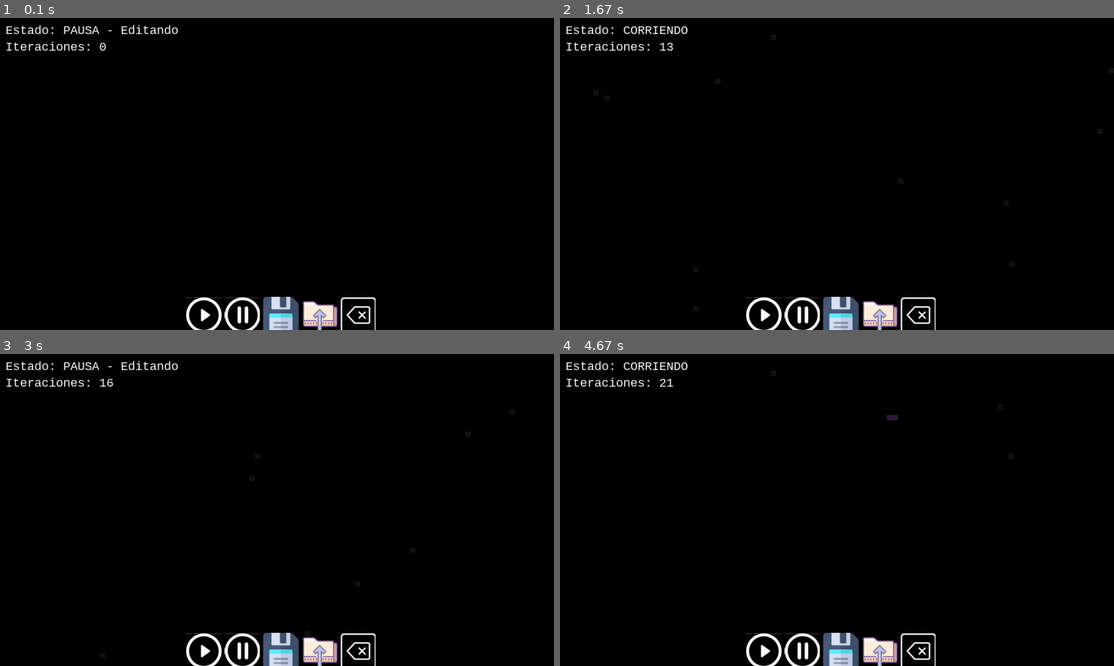
Above: before the commit, frames 1-4 (two rows, left to right).
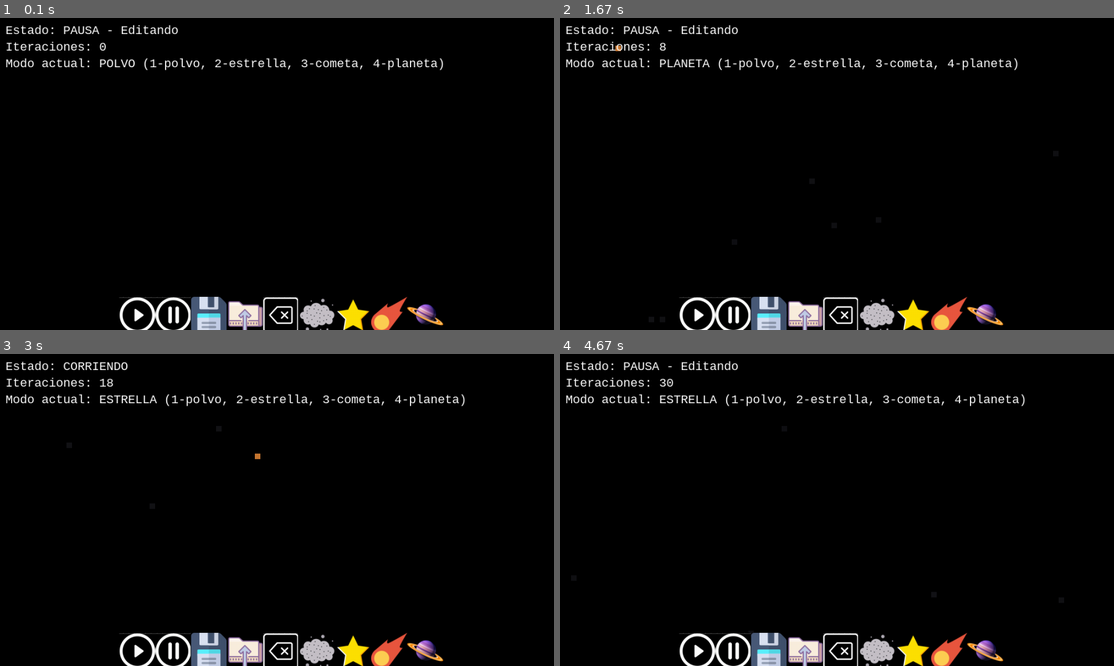
Above: after the commit, the same moments.

Repository: JcHasagi/Solar-system
Game: pygame game, started from main.py
The game is run twice, just before and just after one commit, with the same random seed, the same clock (stepped at 60 frames per second) and the same inputs.
Inputs (mouse positions are in pixels of both pictures, inside the frame that each line leads up to):
- Up to frame 1 (0.1 s): no input
- Up to frame 2 (1.67 s): tap Space at 0.33 s; tap 4 at 0.67 s; click (726, 311) at 1.2 s; click (615, 46) at 1.6 s, where only the run after the commit has a clickable "Iteraciones: 8"
- Up to frame 3 (3 s): tap Space at 1.93 s; tap 2 at 2.02 s; click (60, 382) at 2.5 s, where only the run after the commit has a clickable "Iteraciones: 13"; click (260, 456) at 2.9 s
- Up to frame 4 (4.67 s): click (759, 444) at 3.3 s; tap Space at 3.63, 3.97, 4.47 s; tap 3 at 3.72 s; tap 2 at 4.55 s

The runs differ from the first frame. In frame 1, 4.7% of the frame differs, in the area x 1-80%, y 12-100%; in frame 2, 5.2%; in frame 3, 5.1%; in frame 4, 5.2%, in the area x 1-84%, y 2-100%.

Commit message:
Implementacion cometas, estrellas, planetas

Diff:
--- a/main.py
+++ b/main.py
@@ -7,122 +7,231 @@
 root = tk.Tk()
 root.withdraw()
 
-# Constantes
 size = width, height = 1000, 564
 black = (0, 0, 0)
 white = (255, 255, 255)
+
+# Colores base para las entidades
 planet_color = (200, 120, 50, 255)
-
-class PolvoEstelar:
+star_color_base = (255, 255, 100, 255)
+comet_color = (255, 255, 255, 200)
+
+VACIO = 0
+POLVO = 1
+PLANETA = 2
+ESTRELLA = 3
+COMETA = 4
+
+cell_size = 10
+cols = width // cell_size
+rows = height // cell_size
+
+class Universo:
     def __init__(self):
-        self.cols = width // 10
-        self.rows = height // 10
-        self.grid = [[0 for _ in range(self.cols)] for _ in range(self.rows)]
-        self.next_grid = [[0 for _ in range(self.cols)] for _ in range(self.rows)]
+        self.grid = [[VACIO for _ in range(cols)] for _ in range(rows)]
+        self.next_grid = [[VACIO for _ in range(cols)] for _ in range(rows)]
+        self.cometas = []
 
     def reset(self):
-        for i in range(self.rows):
-            for j in range(self.cols):
-                self.grid[i][j] = 0
-
-    def count_neighbors(self, row, col):
+        self.grid = [[VACIO for _ in range(cols)] for _ in range(rows)]
+        self.cometas = []
+
+    def count_neighbors(self, row, col, tipo=None):
         count = 0
         for i in [-1,0,1]:
             for j in [-1,0,1]:
                 if i == 0 and j == 0:
                     continue
-                r = (row + i) % self.rows
-                c = (col + j) % self.cols
-                count += 1 if self.grid[r][c] != 0 else 0
+                r = (row + i) % rows
+                c = (col + j) % cols
+                if tipo is None:
+                    if self.grid[r][c] != VACIO:
+                        count += 1
+                else:
+                    if self.grid[r][c] == tipo:
+                        count += 1
         return count
 
     def update(self):
-        for i in range(self.rows):
-            for j in range(self.cols):
-                state = self.grid[i][j]
-                neighbors = self.count_neighbors(i, j)
-
-                if state == 1 and neighbors >= 5:
-                    self.next_grid[i][j] = 2  # Se forma planeta
-
-                elif state == 2:
-                    if neighbors < 4:
-                        self.next_grid[i][j] = 1
+        for i in range(rows):
+            for j in range(cols):
+                estado = self.grid[i][j]
+                vecinos = self.count_neighbors(i, j)
+
+                if estado == POLVO:
+                    # Polvo: sobrevive con 2 o 3 vecinos polvo, y puede aparecer espontáneamente
+                    polvo_vecinos = self.count_neighbors(i, j, POLVO)
+                    if polvo_vecinos == 2 or polvo_vecinos == 3:
+                        # Pequeña probabilidad de desaparición
+                        self.next_grid[i][j] = POLVO if random.random() > 0.02 else VACIO
                     else:
-                        self.next_grid[i][j] = 2
-
-                elif state == 1:
-                    if neighbors == 2 or neighbors == 3:
-                        self.next_grid[i][j] = 1 if random.random() > 0.02 else 0
+                        self.next_grid[i][j] = VACIO
+
+                elif estado == PLANETA:
+                    # Planeta se convierte en estrella si tiene 6 o más planetas vecinos
+                    planetas_vecinos = self.count_neighbors(i, j, PLANETA)
+                    if planetas_vecinos >= 6:
+                        self.next_grid[i][j] = ESTRELLA
+                    elif vecinos < 4:
+                        # Si poca actividad se degrada a polvo
+                        self.next_grid[i][j] = POLVO
                     else:
-                        self.next_grid[i][j] = 0
-                else:
-                    if neighbors == 3:
-                        self.next_grid[i][j] = 1
+                        self.next_grid[i][j] = PLANETA
+
+                elif estado == ESTRELLA:
+                    # Estrella se mantiene si tiene al menos 3 vecinos, sino baja a planeta
+                    if vecinos < 3:
+                        self.next_grid[i][j] = PLANETA
                     else:
-                        self.next_grid[i][j] = 1 if random.random() < 0.001 else 0
-
+                        self.next_grid[i][j] = ESTRELLA
+
+                elif estado == COMETA:
+                    # Cometa afecta vecinos: si toca polvo, lo convierte en vacío (quemándolo)
+                    self.next_grid[i][j] = VACIO
+
+                    # También puede "quemar" celdas alrededor (vecinos inmediatos)
+                    for di in [-1,0,1]:
+                        for dj in [-1,0,1]:
+                            r = (i + di) % rows
+                            c = (j + dj) % cols
+                            if self.grid[r][c] == POLVO or self.grid[r][c] == PLANETA:
+                                self.next_grid[r][c] = VACIO
+
+                else:  # VACIO
+                    # Nace polvo si tiene 3 vecinos polvo
+                    polvo_vecinos = self.count_neighbors(i, j, POLVO)
+                    if polvo_vecinos == 3:
+                        self.next_grid[i][j] = POLVO
+                    else:
+                        # Pequeña aparición espontánea polvo para mantener dinámica
+                        self.next_grid[i][j] = POLVO if random.random() < 0.001 else VACIO
+
+        # Intercambia grids
         self.grid, self.next_grid = self.next_grid, self.grid
 
+        # Mover cometas
+        self.mover_cometas()
+
+    def mover_cometas(self):
+        nuevos_cometas = []
+        for x, y in self.cometas:
+            # Limpia la posición anterior
+            self.grid[y][x] = VACIO
+
+            # Mueve hacia arriba y hacia la derecha para mayor dinamismo
+            if y > 0:
+                y -= 1
+            x = (x + 1) % cols
+
+            # Solo pone cometa si no hay estrella (no atraviesa estrellas)
+            if self.grid[y][x] != ESTRELLA:
+                self.grid[y][x] = COMETA
+                nuevos_cometas.append((x, y))
+            else:
+                # Si choca con estrella, desaparece
+                pass
+        self.cometas = nuevos_cometas
+
+    def crear_cometa(self, x, y):
+        if 0 <= x < cols and 0 <= y < rows:
+            self.grid[y][x] = COMETA
+            self.cometas.append((x, y))
+
+    def toggle_cell(self, x, y, modo='polvo'):
+        if 0 <= x < cols and 0 <= y < rows:
+            if modo == 'estrella':
+                self.grid[y][x] = ESTRELLA
+            elif modo == 'cometa':
+                self.crear_cometa(x, y)
+            elif modo == 'planeta':
+                self.grid[y][x] = PLANETA
+            else:  # polvo
+                actual = self.grid[y][x]
+                self.grid[y][x] = VACIO if actual == POLVO else POLVO
+
     def draw(self, screen):
-        for i in range(self.rows):
-            for j in range(self.cols):
-                state = self.grid[i][j]
-                if state == 1:
-                    neighbors = self.count_neighbors(i,j)
-                    alpha = min(255, int((0.1 + neighbors*0.15)*255))
-                    r = min(255, 180 + neighbors*10)
-                    g = max(0, 180 - neighbors*60)
-                    b = min(255, 220 + neighbors*15)
+        for i in range(rows):
+            for j in range(cols):
+                estado = self.grid[i][j]
+                if estado == POLVO:
+                    vecinos = self.count_neighbors(i, j)
+
+                    # Restaurar tonos originales, amarillentos y azulados
+                    alpha = min(255, int((0.1 + vecinos*0.15)*255))
+
+                    r = min(255, 180 + vecinos*10)
+                    g = max(0, 180 - vecinos*60)
+                    b = min(255, 220 + vecinos*15)
+
+                    # Pequeño flicker para el brillo
+                    flicker = random.randint(-20, 20)
+                    r = max(0, min(255, r + flicker))
+                    g = max(0, min(255, g + flicker))
+                    b = max(0, min(255, b + flicker))
+
                     color = (r, g, b, alpha)
-                    s = pygame.Surface((10,10), pygame.SRCALPHA)
+                    s = pygame.Surface((cell_size, cell_size), pygame.SRCALPHA)
                     s.fill(color)
-                    screen.blit(s, (j*10, i*10))
-                elif state == 2:
-                    s = pygame.Surface((10,10), pygame.SRCALPHA)
+                    screen.blit(s, (j*cell_size, i*cell_size))
+
+                elif estado == PLANETA:
+                    s = pygame.Surface((cell_size, cell_size), pygame.SRCALPHA)
                     s.fill(planet_color)
-                    screen.blit(s, (j*10, i*10))
-
-def mouse_click(world: PolvoEstelar, mouse_x: int, mouse_y: int) -> None:
-    x = int(mouse_x / 10)
-    y = int(mouse_y / 10)
-    if 0 <= x < world.cols and 0 <= y < world.rows:
-        if world.grid[y][x] == 1 or world.grid[y][x] == 2:
-            world.grid[y][x] = 0
-        else:
-            world.grid[y][x] = 1
+                    screen.blit(s, (j*cell_size, i*cell_size))
+
+                elif estado == ESTRELLA:
+                    flicker = random.randint(-20, 20)
+                    r = min(255, max(200, 255 + flicker))
+                    g = min(255, max(200, 255 + flicker))
+                    b = min(255, max(150, 200 + flicker))
+                    s = pygame.Surface((cell_size, cell_size), pygame.SRCALPHA)
+                    s.fill((r, g, b, 255))
+                    screen.blit(s, (j*cell_size, i*cell_size))
+
+                elif estado == COMETA:
+                    s = pygame.Surface((cell_size, cell_size), pygame.SRCALPHA)
+                    s.fill(comet_color)
+                    screen.blit(s, (j*cell_size, i*cell_size))
+
+def mouse_click(universo: Universo, mouse_x: int, mouse_y: int, modo: str) -> None:
+    x = int(mouse_x / cell_size)
+    y = int(mouse_y / cell_size)
+    universo.toggle_cell(x, y, modo)
 
 def main():
     pygame.init()
     pygame.font.init()
 
+    # Carga imágenes de botones (debes tener estas imágenes)
     play_img = pygame.image.load("play.png")
     pause_img = pygame.image.load("pause.png")
     save_img = pygame.image.load("save.png")
     load_img = pygame.image.load("load.png")
     clear_img = pygame.image.load("clear.png")
+    star_img = pygame.image.load("star.png")
+    comet_img = pygame.image.load("comet.png")
+    polvo_img = pygame.image.load("dust.png")
+    planeta_img = pygame.image.load("planet.png")
 
     button_size = 50
-    button_spacing = 20
-    total_width = 5 * button_size + 4 * button_spacing
+    button_spacing = 15
+    buttons = ["play", "pause", "save", "load", "clear", "polvo", "estrella", "cometa", "planeta"]
+    total_width = len(buttons) * button_size + (len(buttons) - 1) * button_spacing
     start_x = (width - total_width) // 2
     y_pos = height - button_size - 10
 
-    button_rects = {
-        "play": pygame.Rect(start_x + 0 * (button_size + button_spacing), y_pos, button_size, button_size),
-        "pause": pygame.Rect(start_x + 1 * (button_size + button_spacing), y_pos, button_size, button_size),
-        "save": pygame.Rect(start_x + 2 * (button_size + button_spacing), y_pos, button_size, button_size),
-        "load": pygame.Rect(start_x + 3 * (button_size + button_spacing), y_pos, button_size, button_size),
-        "clear": pygame.Rect(start_x + 4 * (button_size + button_spacing), y_pos, button_size, button_size),
-    }
+    button_rects = {}
+    for i, b in enumerate(buttons):
+        button_rects[b] = pygame.Rect(start_x + i*(button_size + button_spacing), y_pos, button_size, button_size)
 
     screen = pygame.display.set_mode(size)
-    pygame.display.set_caption("Simulación de Polvo Estelar y Planeta")
+    pygame.display.set_caption("Simulación de Sistemas Solares - Polvo, Planetas, Estrellas y Cometas")
 
     clock = pygame.time.Clock()
     paused = True
-    world = PolvoEstelar()
+    universo = Universo()
     iterations = 0
+    modo_actual = 'polvo'  # polvo, estrella, cometa, planeta
 
     font = pygame.font.SysFont('Consolas', 24)
 
@@ -134,43 +243,67 @@
 
             elif event.type == pygame.MOUSEBUTTONDOWN:
                 mx, my = event.pos
-                if button_rects["play"].collidepoint(mx, my):
-                    paused = False
-                elif button_rects["pause"].collidepoint(mx, my):
-                    paused = True
-                elif button_rects["save"].collidepoint(mx, my):
-                    file_path = filedialog.asksaveasfilename(defaultextension=".txt")
-                    if file_path:
-                        with open(file_path, 'w') as f:
-                            for row in world.grid:
-                                f.write(' '.join(str(cell) for cell in row) + '\n')
-                elif button_rects["load"].collidepoint(mx, my):
-                    file_path = filedialog.askopenfilename()
-                    if file_path:
-                        with open(file_path, 'r') as f:
-                            lines = f.readlines()
-                            for i, line in enumerate(lines):
-                                row = list(map(int, line.strip().split()))
-                                world.grid[i] = row
-                elif button_rects["clear"].collidepoint(mx, my):
-                    world.reset()
-                else:
-                    mouse_click(world, mx, my)
+                clicked_on_button = False
+                for key, rect in button_rects.items():
+                    if rect.collidepoint(mx, my):
+                        clicked_on_button = True
+                        if key == "play":
+                            paused = False
+                        elif key == "pause":
+                            paused = True
+                        elif key == "save":
+                            file_path = filedialog.asksaveasfilename(defaultextension=".txt")
+                            if file_path:
+                                with open(file_path, 'w') as f:
+                                    for row in universo.grid:
+                                        f.write(' '.join(str(cell) for cell in row) + '\n')
+                        elif key == "load":
+                            file_path = filedialog.askopenfilename()
+                            if file_path:
+                                with open(file_path, 'r') as f:
+                                    lines = f.readlines()
+                                    for i, line in enumerate(lines):
+                                        row = list(map(int, line.strip().split()))
+                                        if i < rows:
+                                            universo.grid[i] = row
+                        elif key == "clear":
+                            universo.reset()
+                            iterations = 0
+                        elif key == "polvo":
+                            modo_actual = 'polvo'
+                        elif key == "estrella":
+                            modo_actual = 'estrella'
+                        elif key == "cometa":
+                            modo_actual = 'cometa'
+                        elif key == "planeta":
+                            modo_actual = 'planeta'
+                        break
+
+                if not clicked_on_button:
+                    mouse_click(universo, mx, my, modo_actual)
 
             elif event.type == pygame.KEYDOWN:
                 if event.key == pygame.K_SPACE:
                     paused = not paused
                 elif event.key == pygame.K_r:
                     paused = True
-                    world.reset()
+                    universo.reset()
                     iterations = 0
+                elif event.key == pygame.K_1:
+                    modo_actual = 'polvo'
+                elif event.key == pygame.K_2:
+                    modo_actual = 'estrella'
+                elif event.key == pygame.K_3:
+                    modo_actual = 'cometa'
+                elif event.key == pygame.K_4:
+                    modo_actual = 'planeta'
 
         if not paused:
-            world.update()
+            universo.update()
             iterations += 1
 
         screen.fill(black)
-        world.draw(screen)
+        universo.draw(screen)
 
         status = "CORRIENDO" if not paused else "PAUSA - Editando"
         status_text = font.render(f"Estado: {status}", True, white)
@@ -179,11 +312,19 @@
         iterations_text = font.render(f"Iteraciones: {iterations}", True, white)
         screen.blit(iterations_text, (10, 40))
 
+        modo_text = font.render(f"Modo actual: {modo_actual.upper()} (1-polvo, 2-estrella, 3-cometa, 4-planeta)", True, white)
+        screen.blit(modo_text, (10, 70))
+
+        # Dibujar botones con iconos
         screen.blit(play_img, button_rects["play"].topleft)
         screen.blit(pause_img, button_rects["pause"].topleft)
         screen.blit(save_img, button_rects["save"].topleft)
         screen.blit(load_img, button_rects["load"].topleft)
         screen.blit(clear_img, button_rects["clear"].topleft)
+        screen.blit(polvo_img, button_rects["polvo"].topleft)
+        screen.blit(star_img, button_rects["estrella"].topleft)
+        screen.blit(comet_img, button_rects["cometa"].topleft)
+        screen.blit(planeta_img, button_rects["planeta"].topleft)
 
         pygame.display.flip()
         clock.tick(10)
Binary file added: comet.png
Binary file added: dust.png
Binary file added: planet.png
Binary file added: star.png
